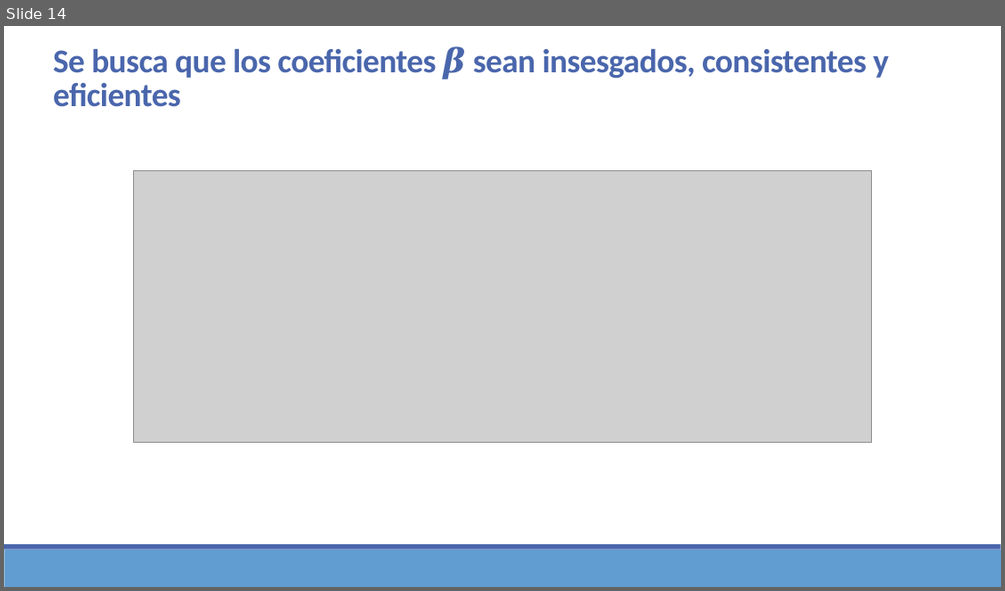
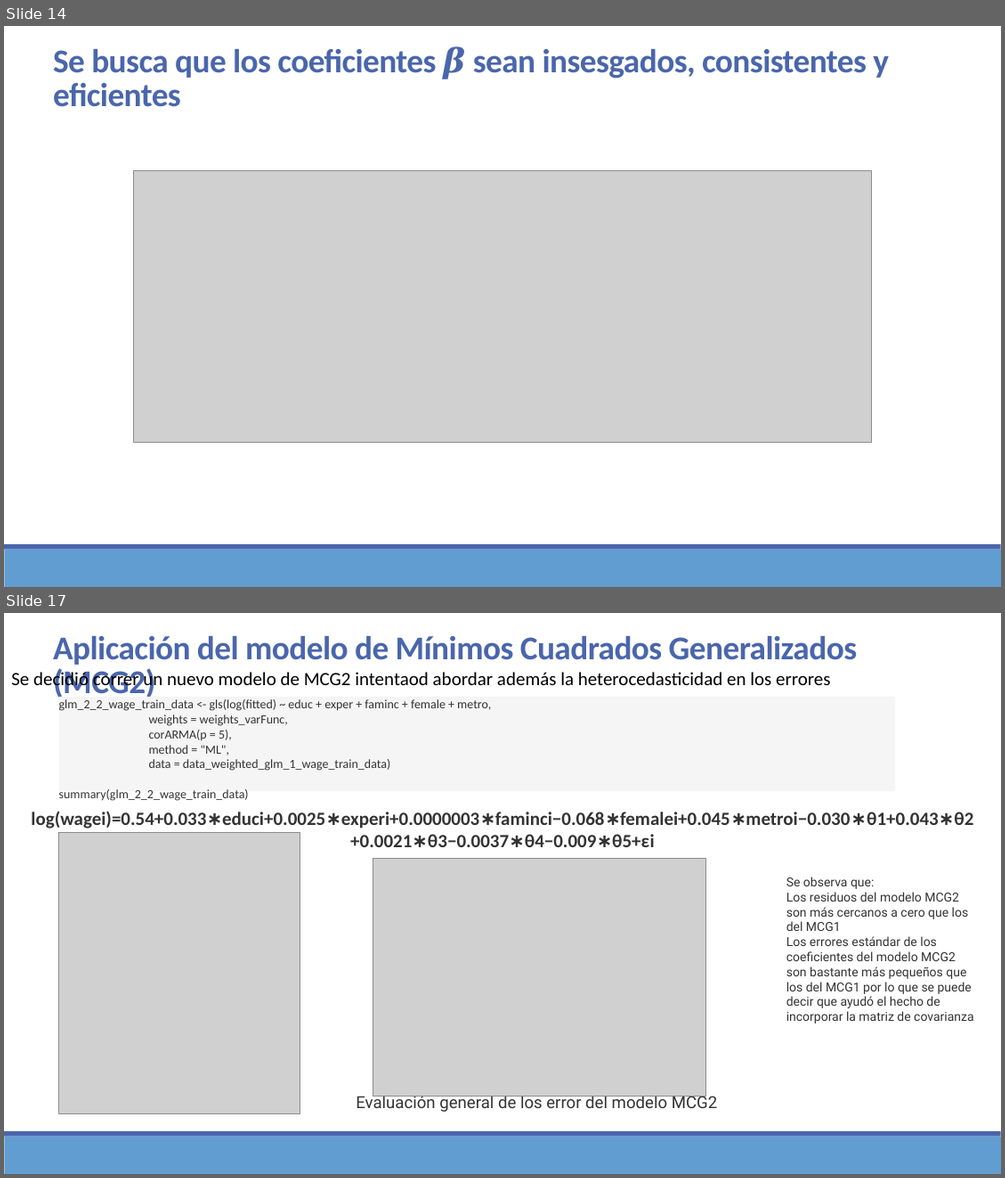
Before and after one commit to Sergio-Ibarra-1795/MIS_Regresion_GitHub, a slide deck: Mod_Lineales_Examen_a_casa_v1_1.pptx. Shown one above the other, each under a label of ours: slide 14 before the commit, slides 14 and 17 after it; the slides between them are not shown. The pictures are 1005x591 and 1005x1178 pixels, drawn with LibreOffice and Linux fonts; fonts in the diff are those of the drawing; grey boxes stand for pictures. Boxes give left, top, right and bottom in pixels: in the first picture for what was removed or moved away, otherwise in the second. Text is boxed around its words. In the diff, an @@ line names an element or a change of style, - is before the commit and + after.

```diff
--- a/Mod_Lineales_Examen_a_casa_v1_1.pptx
+++ b/Mod_Lineales_Examen_a_casa_v1_1.pptx
@@ slide 17 added at box(4, 613, 1001, 1174), background #FFFFFF; not listed: 2 template elements that a slide beside it also shows @@
@@ text added at box(53, 636, 857, 702), 32 pt, text #4A66AC, bold @@
+Aplicación del modelo de Mínimos Cuadrados Generalizados (MCG2)
@@ text added at box(11, 670, 830, 691), 18 pt, text #000000 @@
+Se decidió correr un nuevo modelo de MCG2 intentaod abordar además la heterocedasticidad en los errores
@@ rectangle added at box(58, 697, 896, 792), fill #F5F5F5, 12 pt, text #333333 @@
+glm_2_2_wage_train_data <- gls(log(fitted) ~ educ + exper + faminc + female + metro,
+weights = weights_varFunc,
+corARMA(p = 5),
+method = "ML",
+data = data_weighted_glm_1_wage_train_data)
+summary(glm_2_2_wage_train_data)
@@ text added at box(31, 811, 973, 847), 18 pt, text #333333, bold @@
+log(wagei)=0.54+0.033∗educi+0.0025∗experi+0.0000003∗faminci−0.068∗femalei+0.045∗metroi−0.030∗θ1+0.043∗θ2+0.0021∗θ3−0.0037∗θ4−0.009∗θ5+εi
@@ picture added at box(58, 833, 299, 1114) @@
@@ picture added at box(372, 859, 705, 1096) @@
@@ text added at box(786, 876, 973, 1023), 12 pt, text #333333 @@
+Se observa que:
+Los residuos del modelo MCG2 son más cercanos a cero que los del MCG1
+Los errores estándar de los coeficientes del modelo MCG2 son bastante más pequeños que los del MCG1 por lo que se puede decir que ayudó el hecho de incorporar la matriz de covarianza
@@ text added at box(356, 1093, 718, 1111), 16 pt, text #333333 @@
+Evaluación general de los error del modelo MCG2
```
Also in this commit, not shown: 5 slides changed, 2 other slides added, 2 other files.
